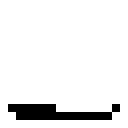
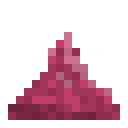
The second w=128, h=128 image is a revision of the first. Changes to its layers:
moved "Layer #1" above "fungi.png", painted on it over box(8, 32, 120, 120)
added layer "fungi.png" above "copper.png" over box(8, 32, 120, 120)
